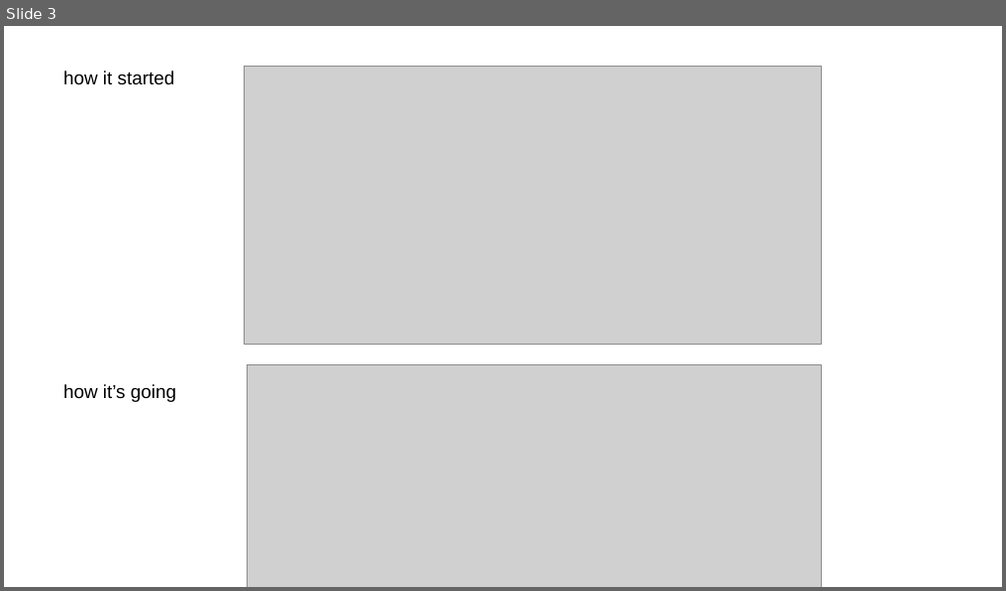
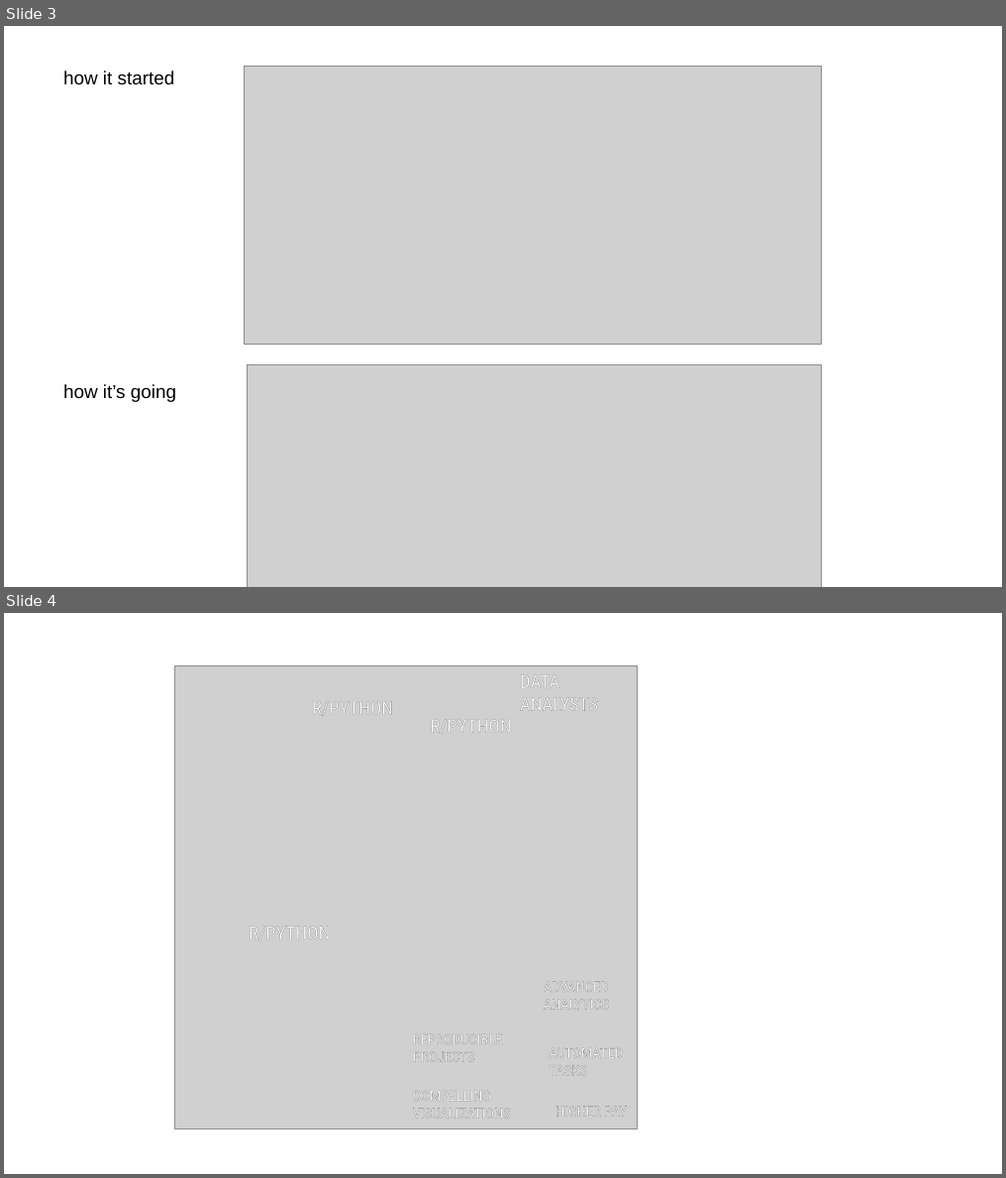
Before and after one commit to stringfestdata/stringfest-resource-library, a slide deck: memes/sources/meme-raw-sources.pptx. Shown one above the other, each under a label of ours: slide 3 before the commit, slides 3 and 4 after it. The pictures are 1006x591 and 1006x1178 pixels, drawn with LibreOffice and Linux fonts; fonts in the diff are those of the drawing; grey boxes stand for pictures. Boxes give left, top, right and bottom in pixels: in the first picture for what was removed or moved away, otherwise in the second. Text is boxed around its words. In the diff, an @@ line names an element or a change of style, - is before the commit and + after.

```diff
--- a/memes/sources/meme-raw-sources.pptx
+++ b/memes/sources/meme-raw-sources.pptx
@@ slide 4 added at (x1=4, y1=613, x2=1002, y2=1174), background #FFFFFF @@
@@ picture added at (x1=174, y1=666, x2=638, y2=1130) @@
@@ text added at (x1=312, y1=701, x2=393, y2=716), 18 pt, text #FFFFFF @@
+R/PYTHON
@@ text added at (x1=520, y1=675, x2=598, y2=711), 18 pt, text #FFFFFF @@
+DATA ANALYSTS
@@ text added at (x1=430, y1=720, x2=511, y2=733), 18 pt, text #FFFFFF @@
+R/PYTHON
@@ text added at (x1=249, y1=927, x2=330, y2=939), 18 pt, text #FFFFFF @@
+R/PYTHON
@@ text added at (x1=544, y1=981, x2=610, y2=1010), 14 pt, text #FFFFFF @@
+ADVANCED ANALYTICS
@@ text added at (x1=413, y1=1035, x2=503, y2=1062), 14 pt, text #FFFFFF @@
+REPRODUCIBLE PROJECTS
@@ text added at (x1=548, y1=1049, x2=623, y2=1075), 14 pt, text #FFFFFF @@
+AUTOMATED TASKS
@@ text added at (x1=413, y1=1091, x2=511, y2=1119), 14 pt, text #FFFFFF @@
+COMPELLING VISUALIZATIONS
@@ text added at (x1=555, y1=1106, x2=627, y2=1117), 14 pt, text #FFFFFF @@
+HIGHER PAY
```
Also in this commit, not shown: 1 other slide added, 2 other files.
